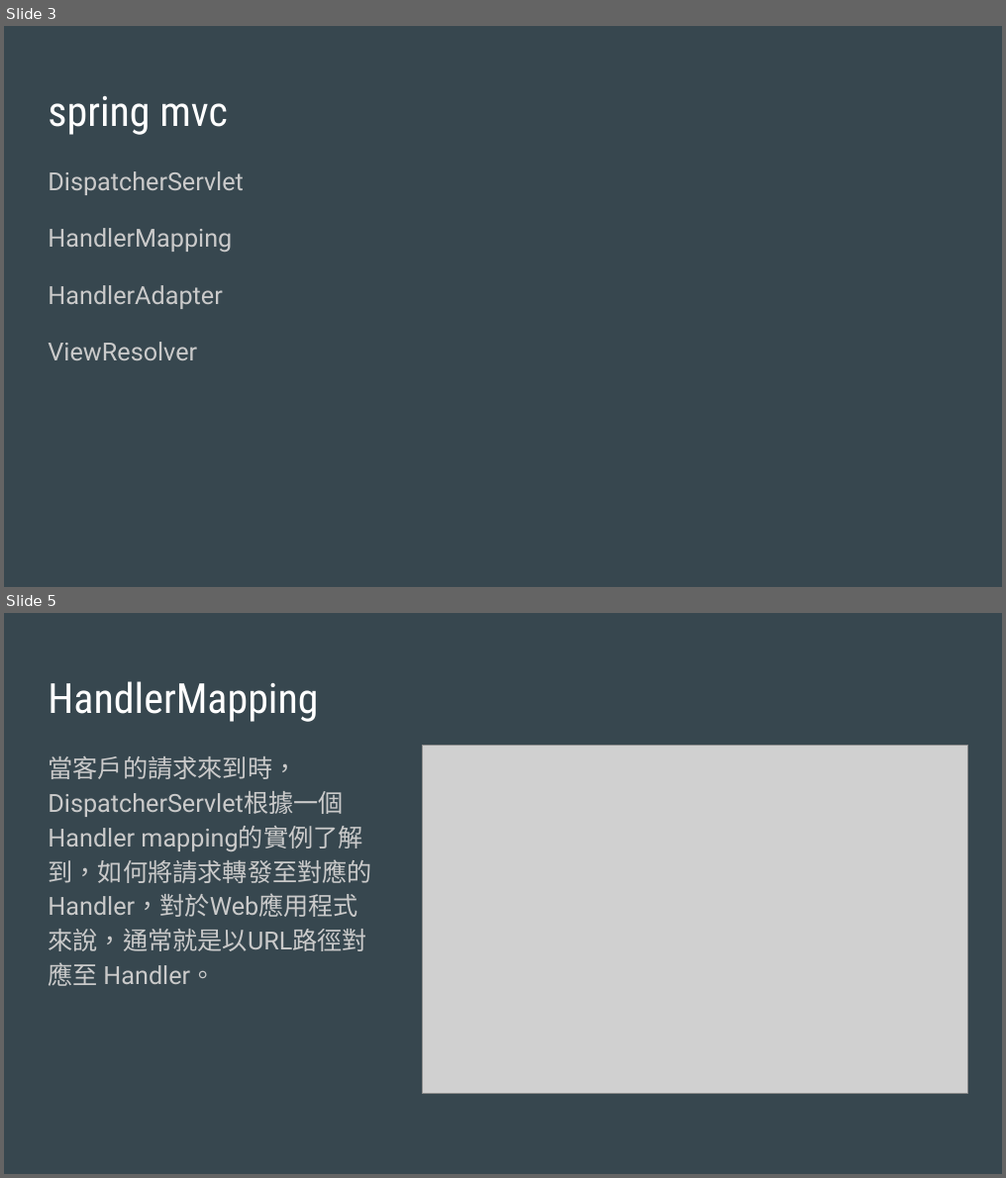
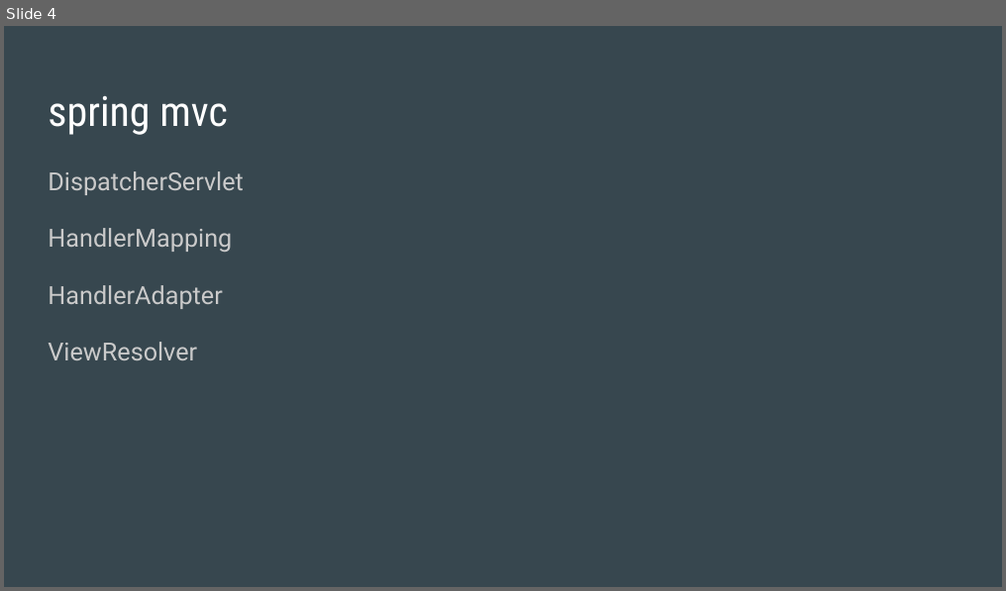
Before and after one commit to mwang98/Spring-webmvc-python, a slide deck: SE Presentation 10_6-2.pptx. Shown one above the other, each under a label of ours: slides 3 and 5 before the commit, slide 4 after it; the slides between them are not shown. The pictures are 1006x1178 and 1006x591 pixels, drawn with LibreOffice and Linux fonts; fonts in the diff are those of the drawing; grey boxes stand for pictures. Boxes give left, top, right and bottom in pixels: in the first picture for what was removed or moved away, otherwise in the second. Text is boxed around its words. In the diff, an @@ line names an element or a change of style, - is before the commit and + after.

```diff
--- a/SE Presentation 10_6-2.pptx
+++ b/SE Presentation 10_6-2.pptx
@@ slide 5 removed at [4, 613, 1002, 1174], background #37474F @@
@@ title removed at [48, 681, 318, 722] @@
-HandlerMapping
@@ text removed at [48, 757, 372, 984] @@
-當客戶的請求來到時，DispatcherServlet根據一個Handler mapping的實例了解到，如何將請求轉發至對應的Handler，對於Web應用程式來說，通常就是以URL路徑對應至 Handler。
@@ picture removed at [422, 746, 968, 1094] @@
@@ what was slide 3 is now slide 4 @@
```
Also in this commit, not shown: 5 slides added, 3 other slides removed.
